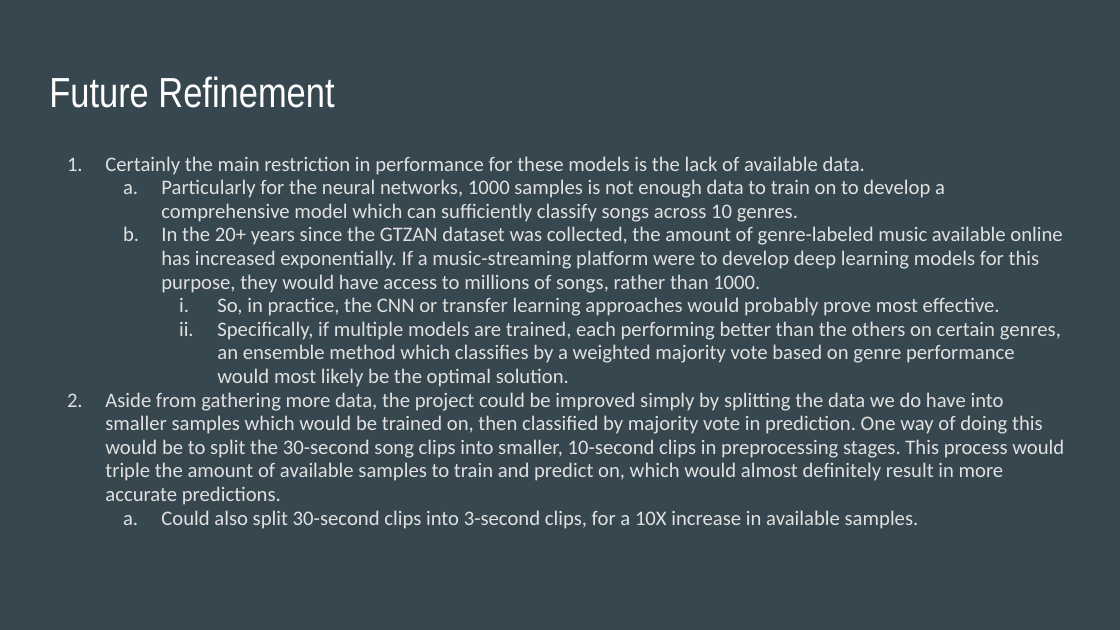
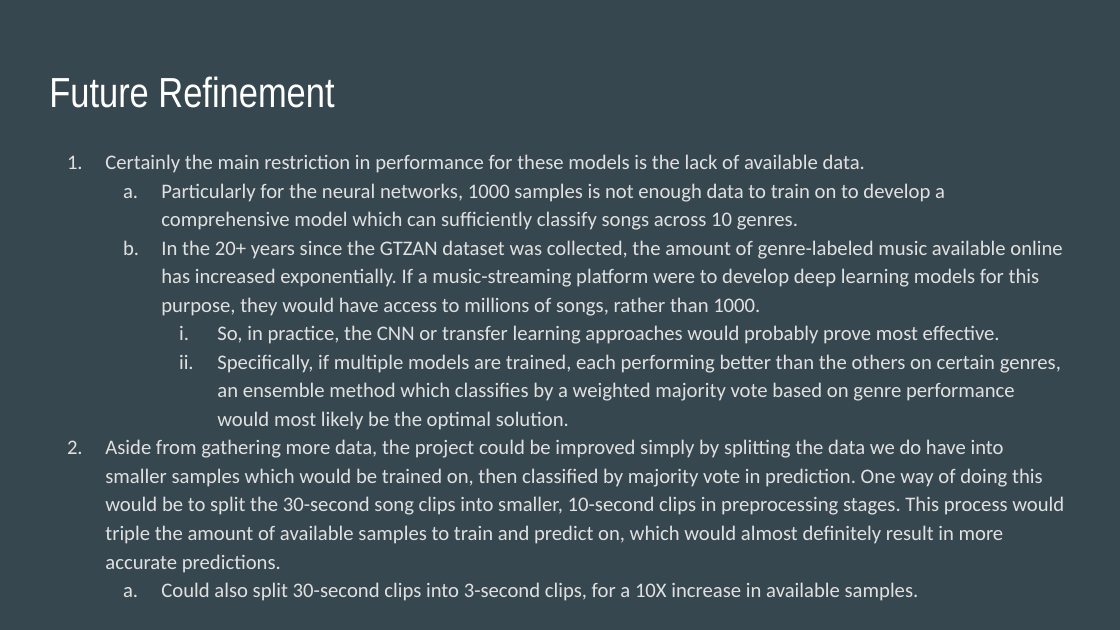
Before and after one commit to kstoudt/Springboard, a slide deck: slide 19 of Final_Capstone/Capstone_3_Presentation_Slides.pptx. Drawn at 1120x630 pixels with LibreOffice and Linux fonts; fonts in the diff are those of the drawing. Boxes give left, top, right and bottom in pixels: in the first picture for what was removed or moved away, otherwise in the second. Text is boxed around its words. In the diff, an @@ line names an element or a change of style, - is before the commit and + after.

Commit message:
Updates
slide deck refinement

```diff
--- a/Final_Capstone/Capstone_3_Presentation_Slides.pptx
+++ b/Final_Capstone/Capstone_3_Presentation_Slides.pptx
@@ text "Certainly the main restriction in ..." at (105,154,1064,601): line spacing 0.95 to 1.15 @@
```
Also in this commit, not shown: 3 other slides changed.
